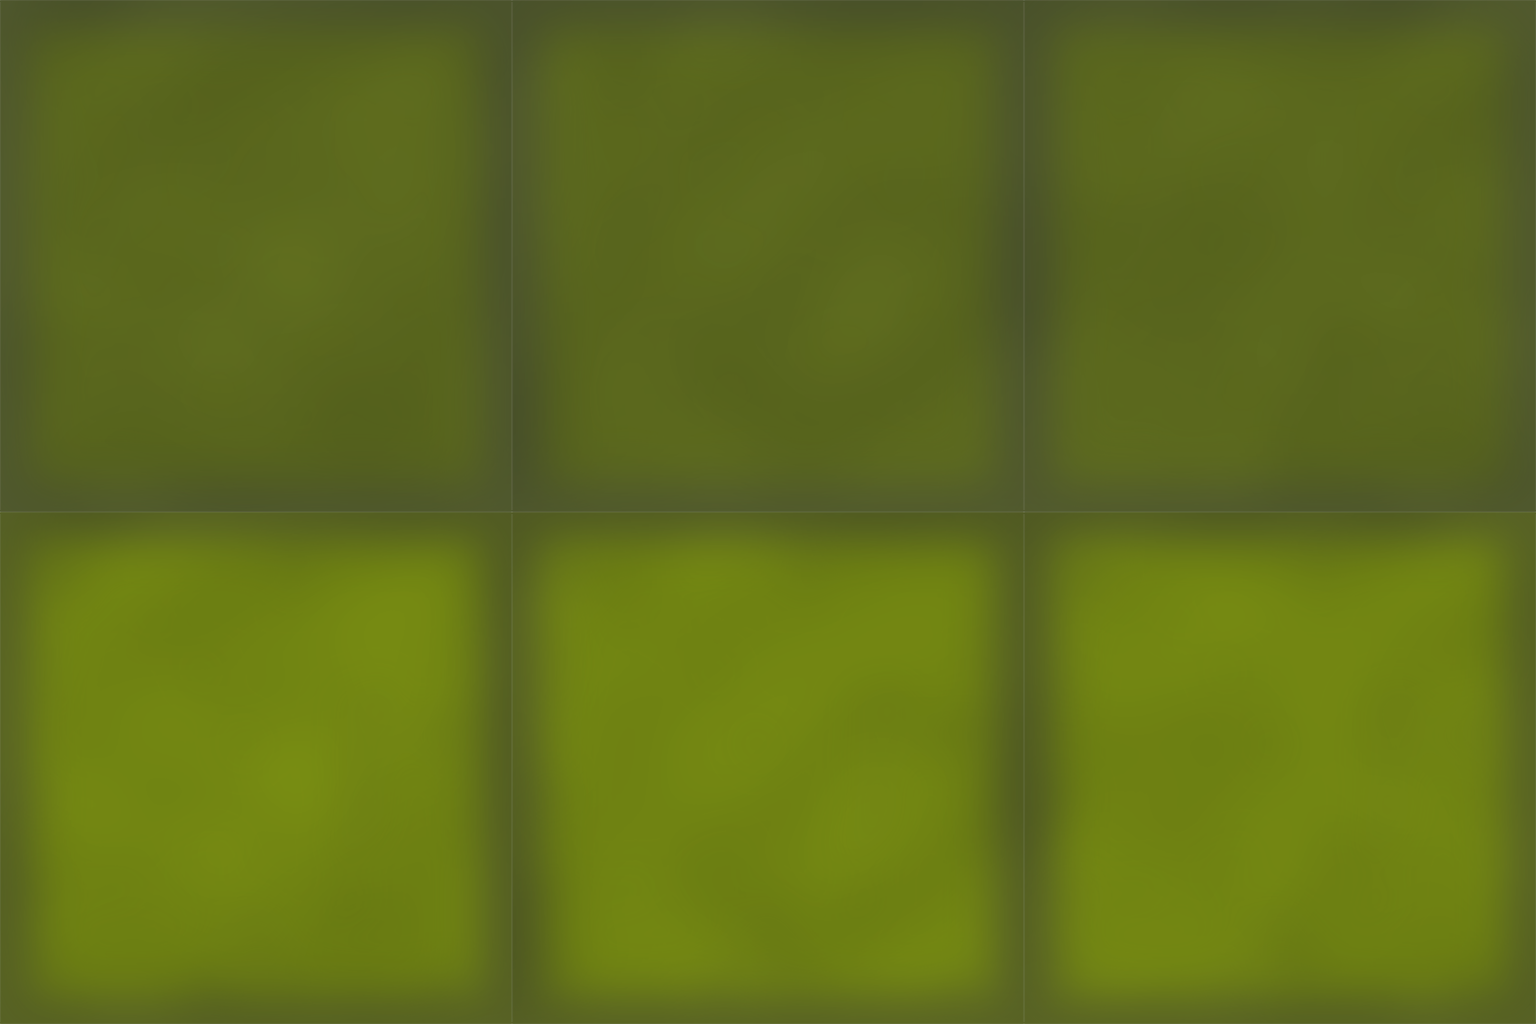
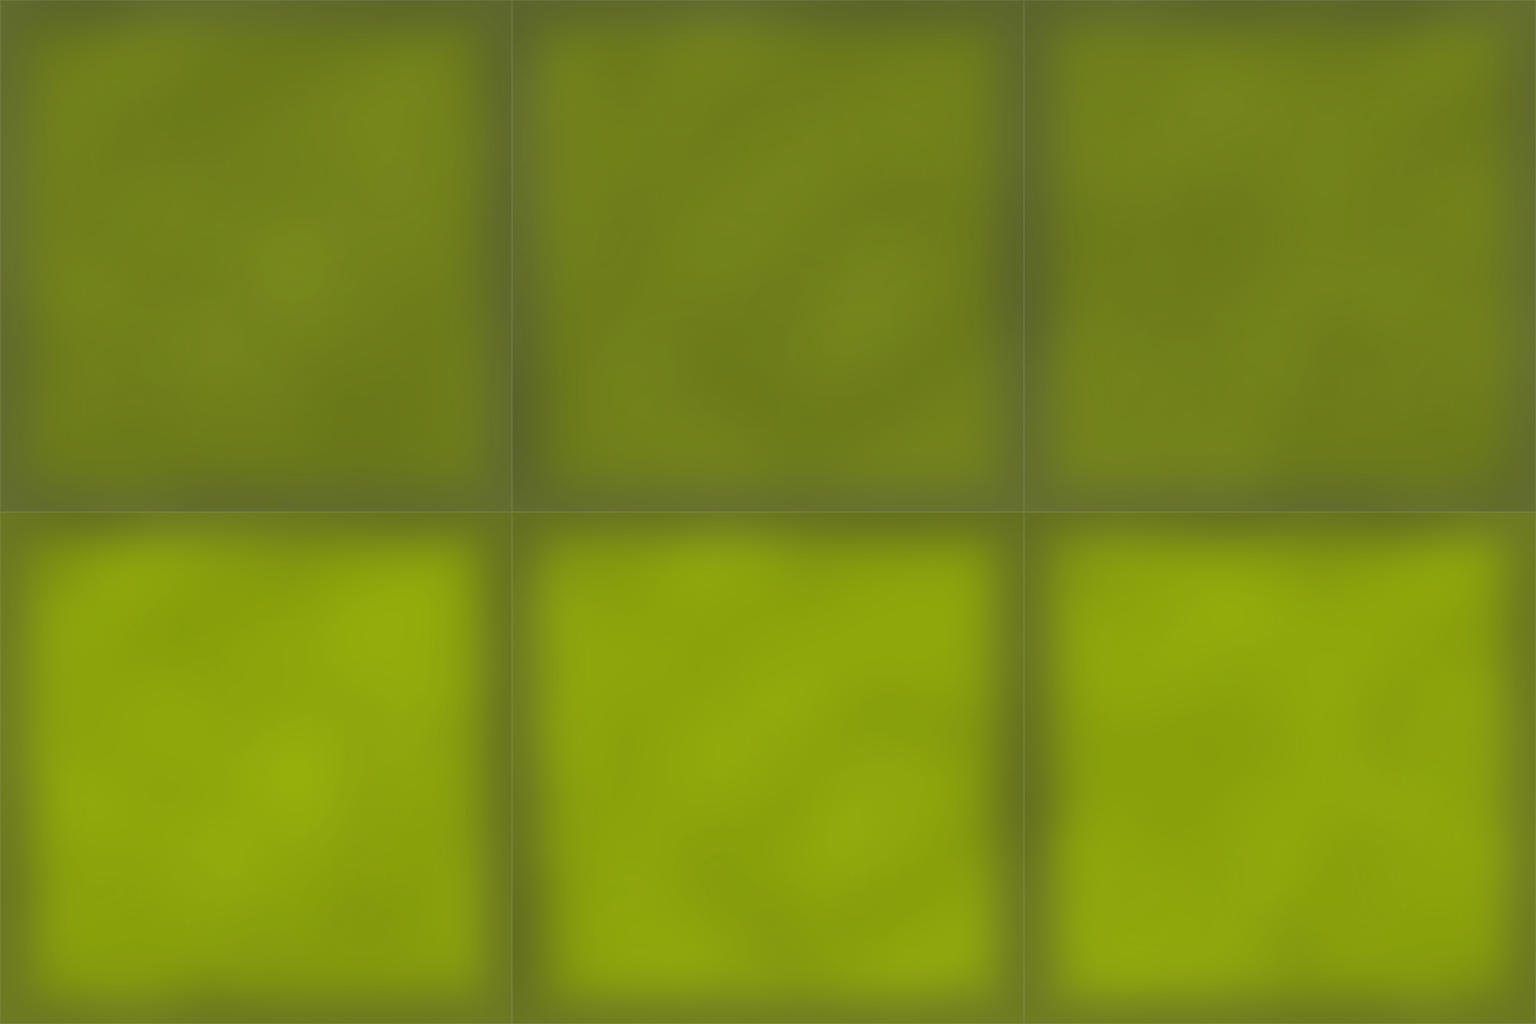
The second 1536 x 1024 image is a revision of the first. Changes to its layers:
"Layer 2": opacity 40% → 24% over (0, 0, 1536, 1024)